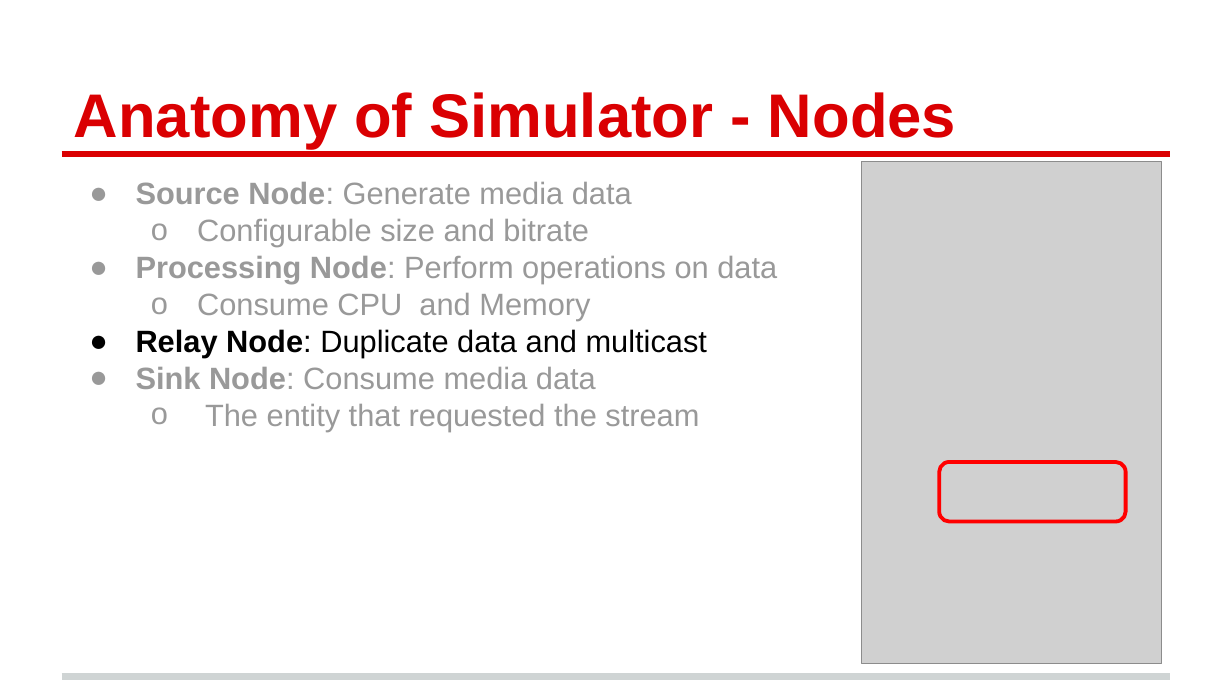
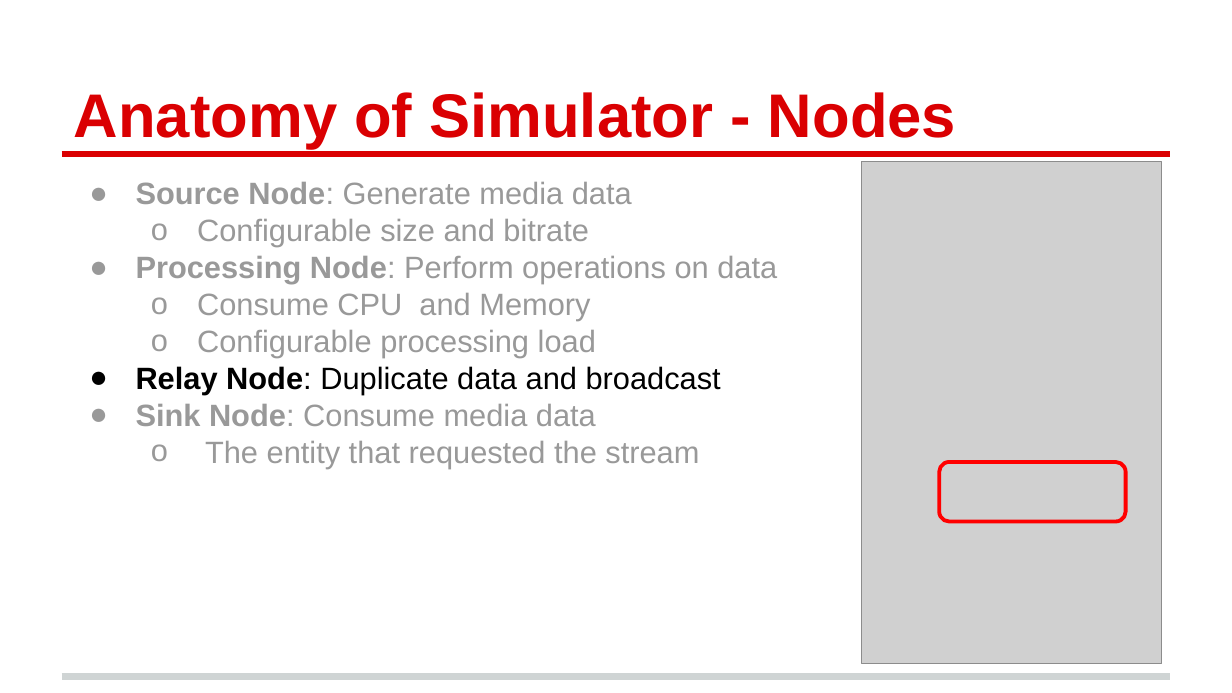
Before and after one commit to cmusv-sc/Practicum2014-Ericsson-Media, a slide deck: slide 14 of docs/presentations/Final Presentation.pptx. Drawn at 1232x693 pixels with LibreOffice and Linux fonts; fonts in the diff are those of the drawing; grey boxes stand for pictures. Boxes give left, top, right and bottom in pixels: in the first picture for what was removed or moved away, otherwise in the second. Text is boxed around its words. In the diff, an @@ line names an element or a change of style, - is before the commit and + after.

```diff
--- a/docs/presentations/Final Presentation.pptx
+++ b/docs/presentations/Final Presentation.pptx
@@ text at (x1=136, y1=330, x2=721, y2=395): text changed @@
-● Relay Node: Duplicate data and multicast
+  o Configurable processing load
+● Relay Node: Duplicate data and broadcast
```
Also in this commit, not shown: 3 other slides changed, 2 slides added, 1 other file.
